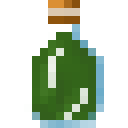
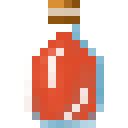
Two versions of the same layered image (128x128). Layer-by-layer changes:
renamed "Veggie Medley" to "Fruit Punch", showed it over (24, 32, 96, 128)
hid "Gross" over (24, 32, 96, 128)
